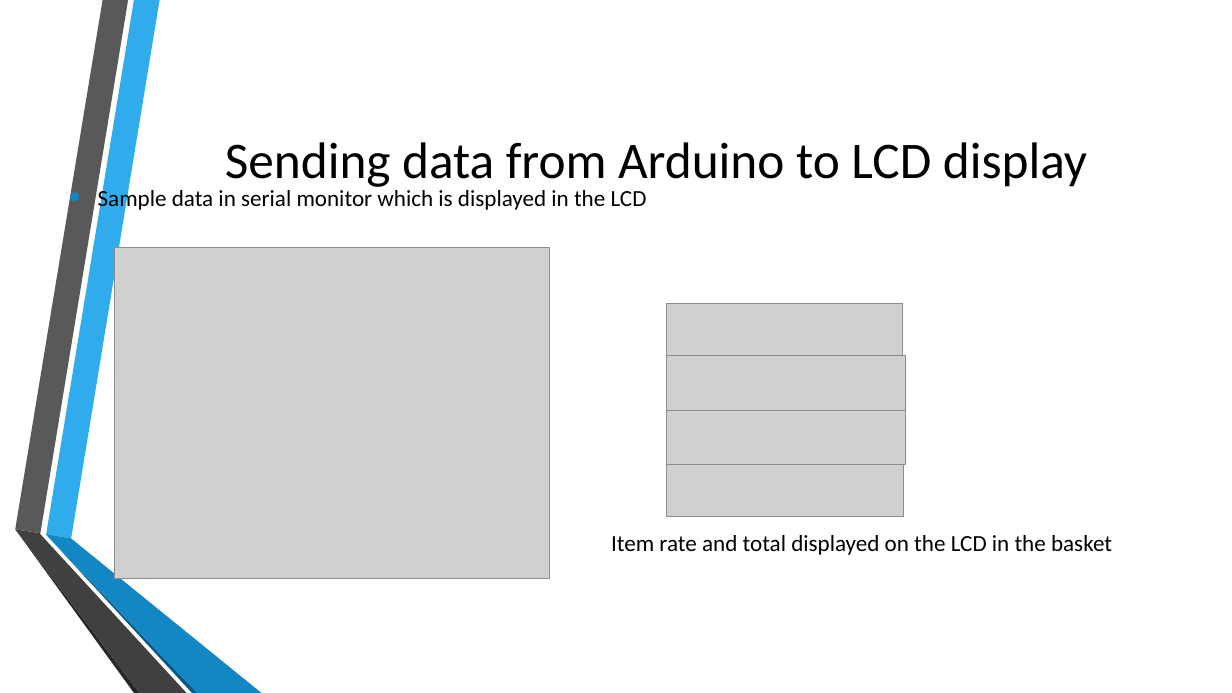
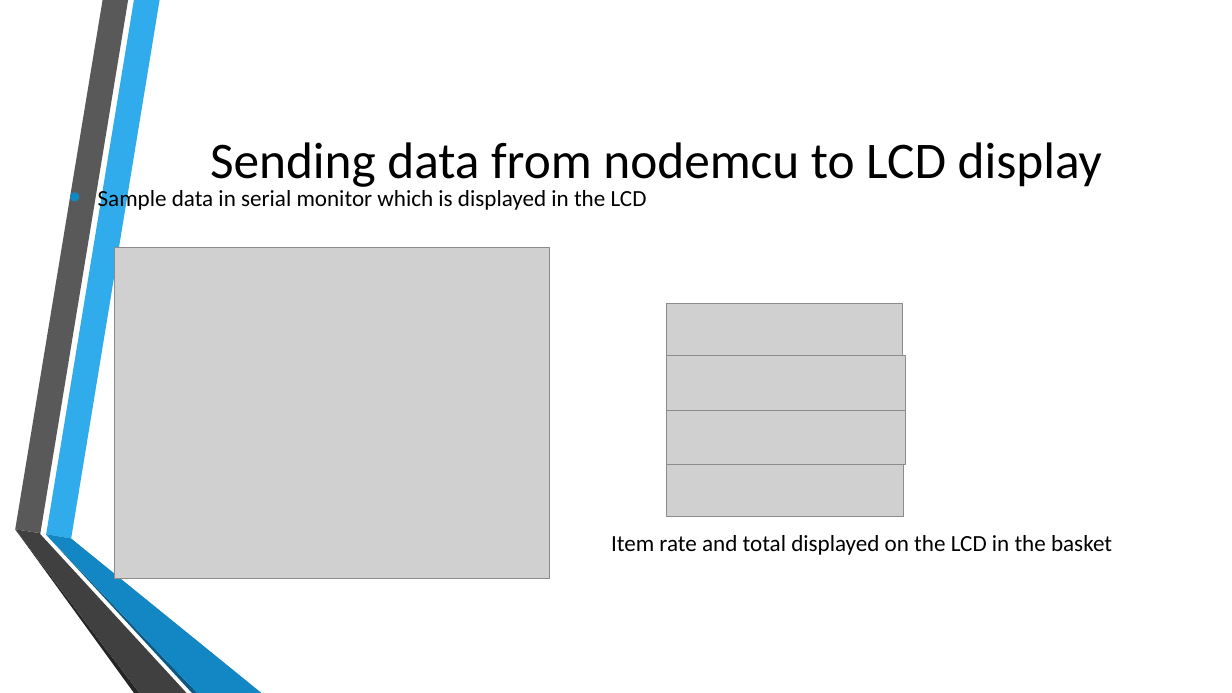
Before and after one commit to adithyarganesh/Quick-Basket, a slide deck: slide 12 of Reports/QB-Finalfinal final [Autosaved].pptx. Drawn at 1232x693 pixels with LibreOffice and Linux fonts; fonts in the diff are those of the drawing; grey boxes stand for pictures; background and template pictures are left out. Boxes give left, top, right and bottom in pixels: in the first picture for what was removed or moved away, otherwise in the second. Text is boxed around its words. In the diff, an @@ line names an element or a change of style, - is before the commit and + after.

```diff
--- a/Reports/QB-Finalfinal final [Autosaved].pptx
+++ b/Reports/QB-Finalfinal final [Autosaved].pptx
@@ title at box(210, 142, 1102, 187): text changed @@
-Sending data from Arduino to LCD display
+Sending data from nodemcu to LCD display
```
Also in this commit, not shown: 9 other slides changed, 4 slides added, 3 slides removed, 7 other files.
